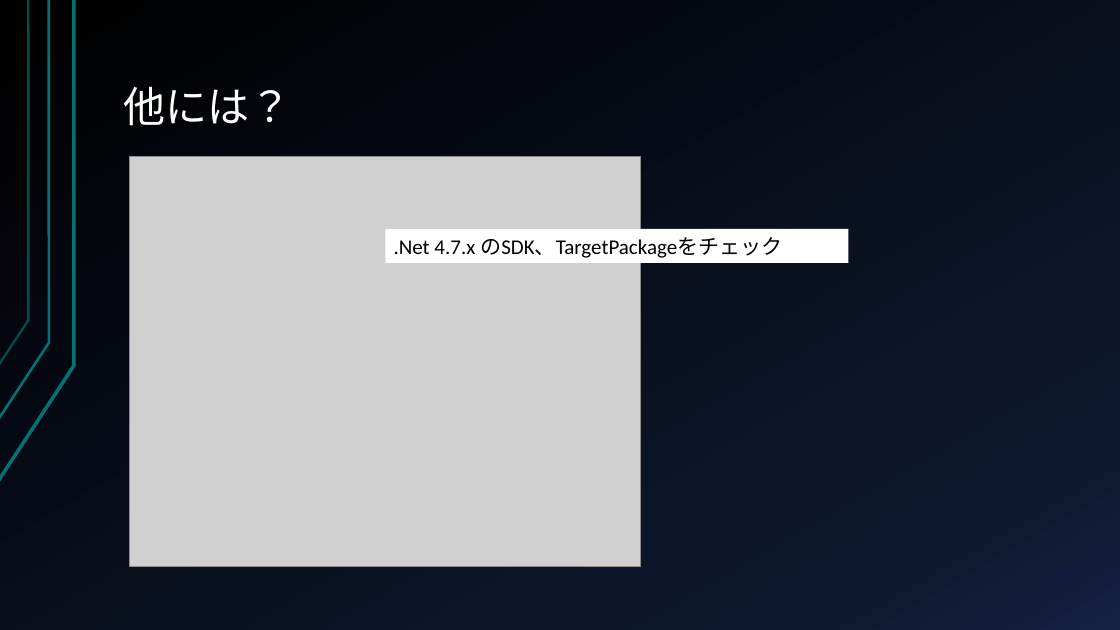
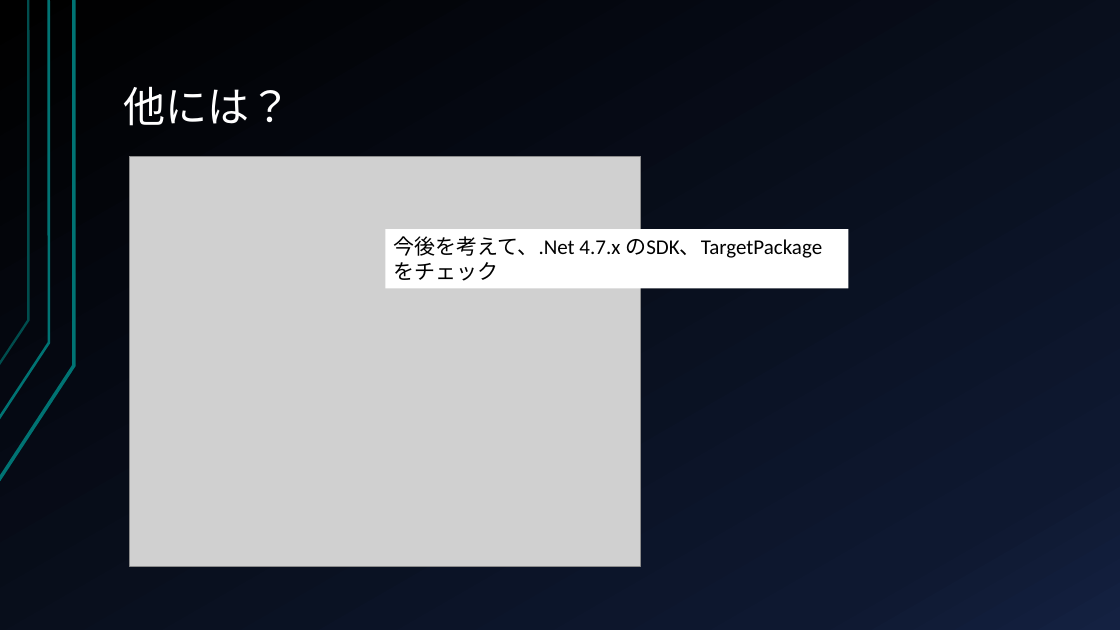
Before and after one commit to CryEarth/StorageUWPApps, a slide deck: slide 10 of チュートリアルなど.pptx. Drawn at 1120x630 pixels with LibreOffice and Linux fonts; fonts in the diff are those of the drawing; grey boxes stand for pictures. Boxes give left, top, right and bottom in pixels: in the first picture for what was removed or moved away, otherwise in the second. Text is boxed around its words. In the diff, an @@ line names an element or a change of style, - is before the commit and + after.

```diff
--- a/チュートリアルなど.pptx
+++ b/チュートリアルなど.pptx
@@ rectangle "今後を考えて、.Net 4.7.x のSDK、TargetPackageをチェック": place and size @@
-rectangle "今後を考えて、.Net 4.7.x のSDK、TargetPackageをチェック" at [386, 229, 849, 263]
+rectangle "今後を考えて、.Net 4.7.x のSDK、TargetPackageをチェック" at [386, 229, 849, 289]
@@ text in rectangle at [394, 236, 822, 258]: text changed @@
-.Net 4.7.x のSDK、TargetPackageをチェック
+今後を考えて、.Net 4.7.x のSDK、TargetPackageをチェック
```
Also in this commit, not shown: 1 other slide changed, 1 slide added, 7 other files.
